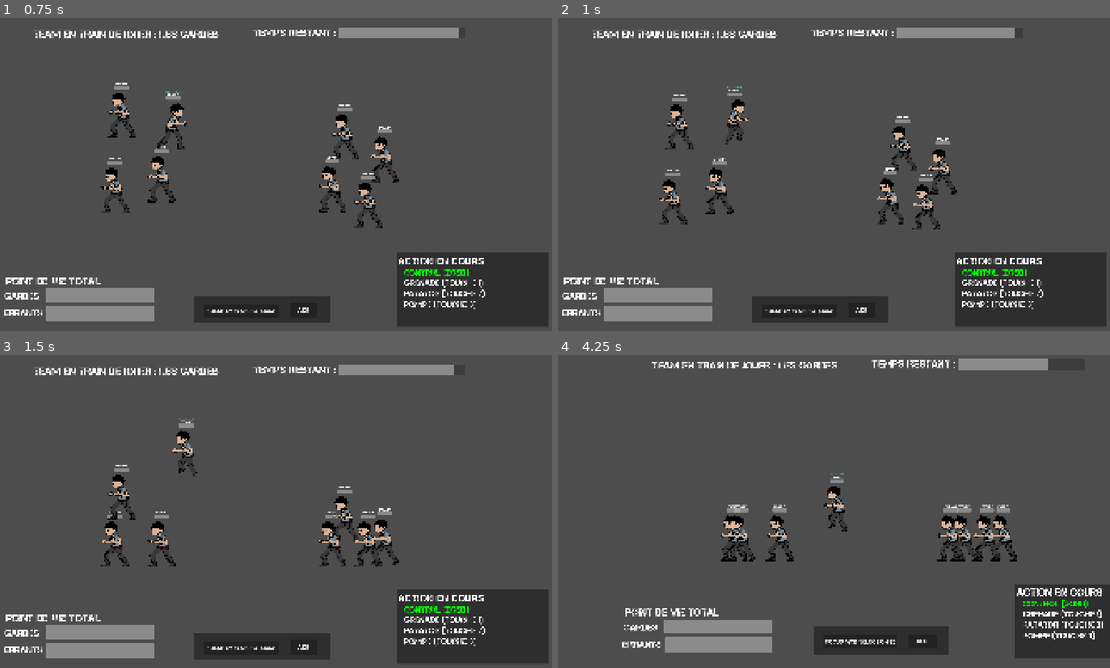
Above: before the commit, frames 1-4 (two rows, left to right).
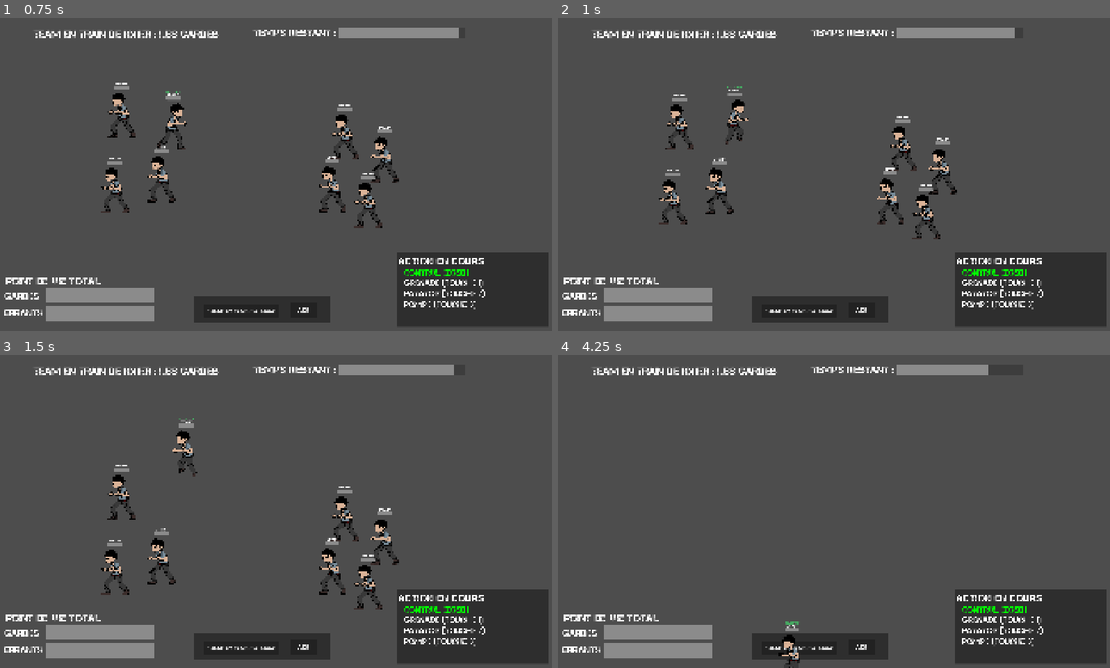
Above: after the commit, the same moments.

Repository: t0qen/baudo-game-jam-autumn
Game: Godot game, scene res://scenes/main.tscn
Two runs of this game, one before a commit and one after it. Both use one fixed random seed, a clock stepped at 60 frames per second and the inputs below. The engine's default icon, where the game draws it, is replaced by a stand-in: a white triangle on a blue panel in a dark square. Sound files missing from this copy of the repository are replaced by a short silence.
Inputs (mouse positions are in pixels of both pictures, inside the frame that each line leads up to):
- Up to frame 1 (0.75 s): move the mouse to (397, 158) at 0.52 s; hold D (right) from 0.53 s (still down); hold W (aim_left) from 0.53 s (still down)
- Up to frame 2 (1 s): keep holding D (right); keep holding W (aim_left); tap Space (jump) at 0.77 s
- Up to frame 3 (1.5 s): move the mouse to (160, 527) at 1.27 s; release D (right) at 1.28 s; release W (aim_left) at 1.28 s; hold A (left) from 1.28 s (still down); tap S (aim_right) at 1.35 s
- Up to frame 4 (4.25 s): tap Space (jump) at 1.52, 3.02, 3.77 s; move the mouse to (889, 442) at 2.02 s; release A (left) at 2.03 s; hold D (right) 2.03-3.53 s; tap 1 (bomb) at 2.1 s; move the mouse to (806, 574) at 2.77 s; tap Down (camera_down) at 2.85 s; move the mouse to (999, 558) at 3.52 s; hold A (left) from 3.53 s (still down); hold Left (camera_left) from 3.53 s (still down)

Frame 1 is identical in both runs. In frame 2, 0.4% of the frame differs, in the area x 64-70%, y 50-71%; in frame 3, 1.9%; in frame 4, 14%, in the area x 0-100%, y 1-100%.
Error before the commit: Invalid assignment of property or key 'global_position' with value of type 'Nil' on a base object of type 'Camera2D (camera_2d.gd)'. (res://scripts/camera_2d.g…

Commit message:
zfjzpoqf

Diff:
--- a/scenes/errants.tscn
+++ b/scenes/errants.tscn
@@ -3,8 +3,4 @@
 [ext_resource type="PackedScene" uid="uid://dreipx6w1ycb6" path="res://scenes/templates/bidule_template.tscn" id="1_qhai5"]
 
 [node name="errants" instance=ExtResource("1_qhai5")]
-collision_mask = 7
-is_selected = false
-grenarde_velocity = 6000
-speed = 1000
-max_h_speed = 400
+collision_mask = 4
--- a/scenes/gardes.tscn
+++ b/scenes/gardes.tscn
@@ -5,6 +5,8 @@
 [node name="gardes" instance=ExtResource("1_nbgwk")]
 light_mask = 2
 visibility_layer = 7
+collision_layer = 2
+collision_mask = 4
 
 [node name="pivot2" parent="." index="6"]
 rotation = 0.010338243
--- a/scenes/main.tscn
+++ b/scenes/main.tscn
@@ -6,7 +6,6 @@
 [ext_resource type="PackedScene" uid="uid://dwi1lisxq6bq" path="res://scenes/team_gardes.tscn" id="3_tbgi4"]
 [ext_resource type="PackedScene" uid="uid://b2et76gt1x6je" path="res://scenes/errants.tscn" id="3_tefeu"]
 [ext_resource type="PackedScene" uid="uid://0i16f2ggsc6b" path="res://scenes/gardes.tscn" id="5_o6xl0"]
-[ext_resource type="Script" uid="uid://22ku8sqquovf" path="res://scripts/camera_2d.gd" id="7_o6xl0"]
 
 [sub_resource type="WorldBoundaryShape2D" id="WorldBoundaryShape2D_tipki"]
 distance = -984.0
@@ -244,7 +243,6 @@
 
 [node name="Camera2D" type="Camera2D" parent="."]
 zoom = Vector2(0.2, 0.2)
-script = ExtResource("7_o6xl0")
 
 [node name="partie" type="Timer" parent="."]
 wait_time = 15.0
Not shown: 1 places in scenes/main.tscn that only renumber resources
